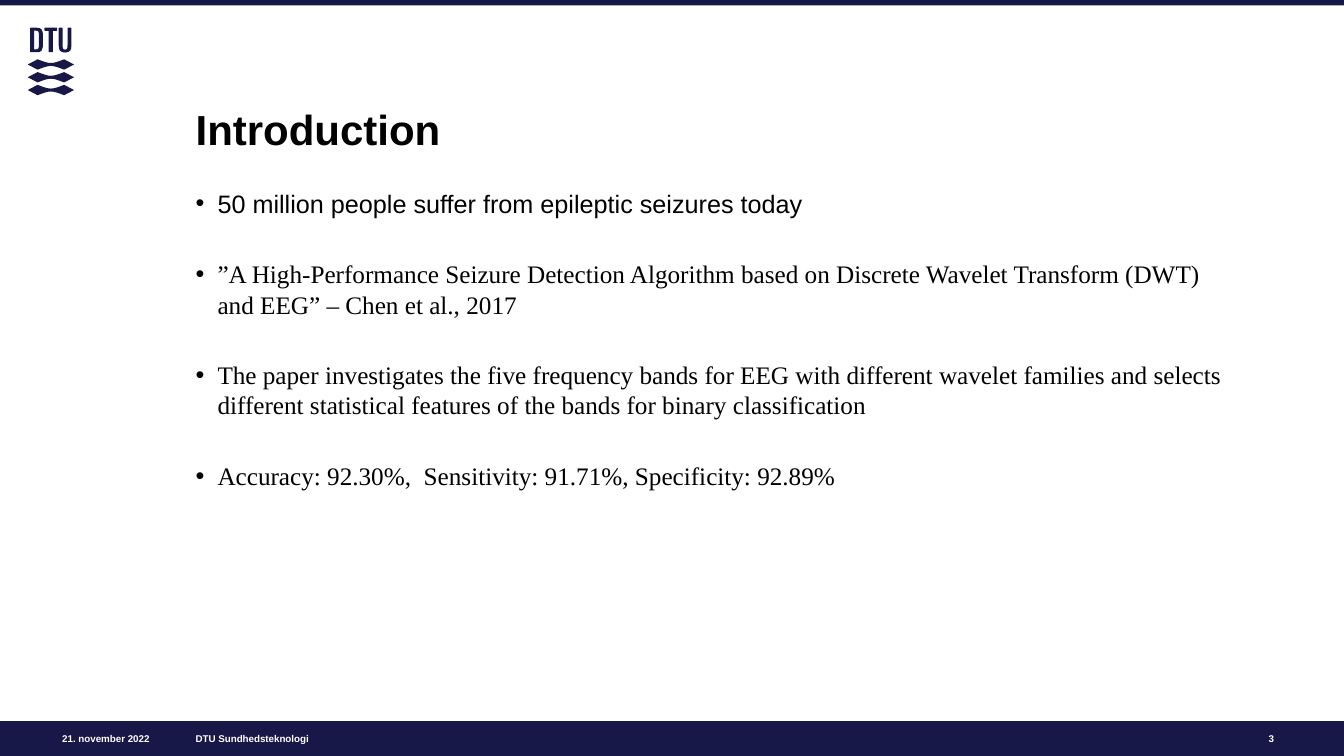
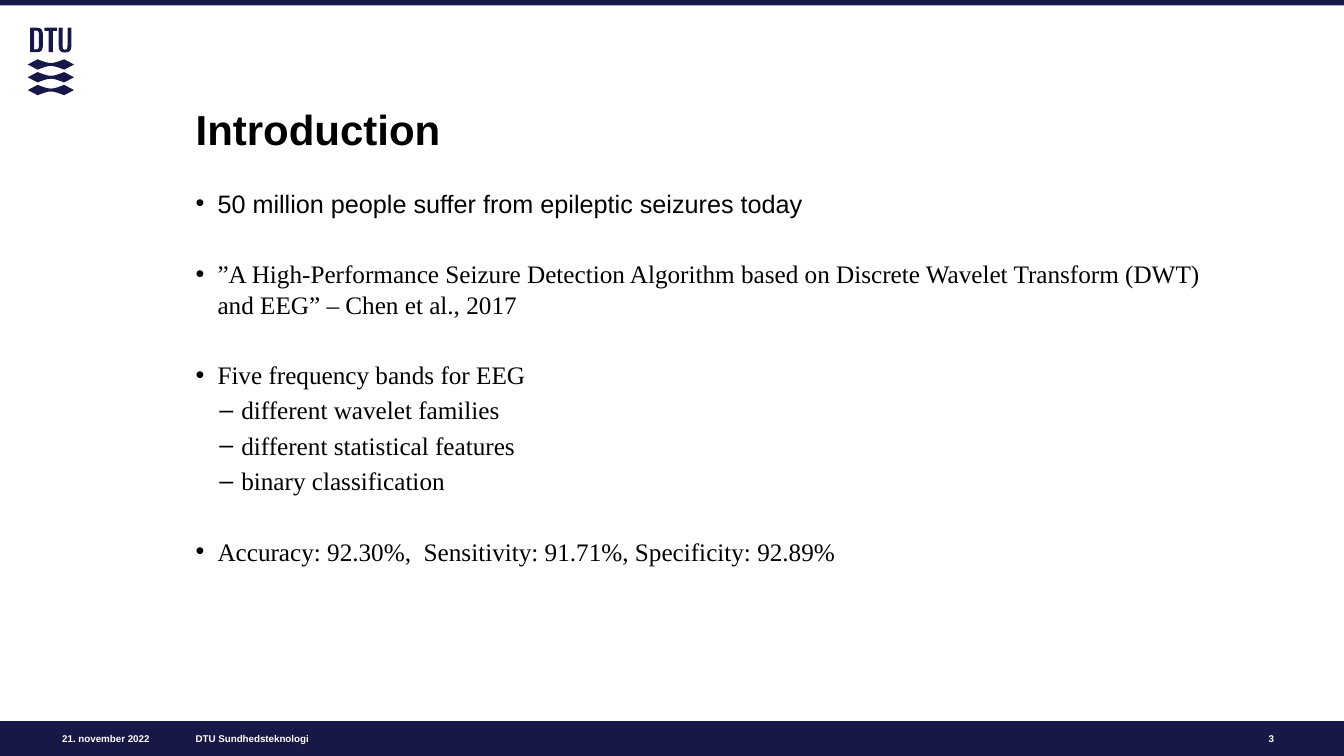
Before and after one commit to m-nguyen98/bsc_project, a slide deck: slide 3 of papers/BSc_Presentation.pptx. Drawn at 1344x756 pixels with LibreOffice and Linux fonts; fonts in the diff are those of the drawing. Boxes give left, top, right and bottom in pixels: in the first picture for what was removed or moved away, otherwise in the second. Text is boxed around its words. In the diff, an @@ line names an element or a change of style, - is before the commit and + after.

Commit message:
commit changes

```diff
--- a/papers/BSc_Presentation.pptx
+++ b/papers/BSc_Presentation.pptx
@@ text at [218, 366, 525, 496]: text changed @@
-• The paper investigates the five frequency bands for EEG with different wavelet families and selects different statistical features of the bands for binary classification
+• Five frequency bands for EEG
+  – different wavelet families
+  – different statistical features
+  – binary classification
```
